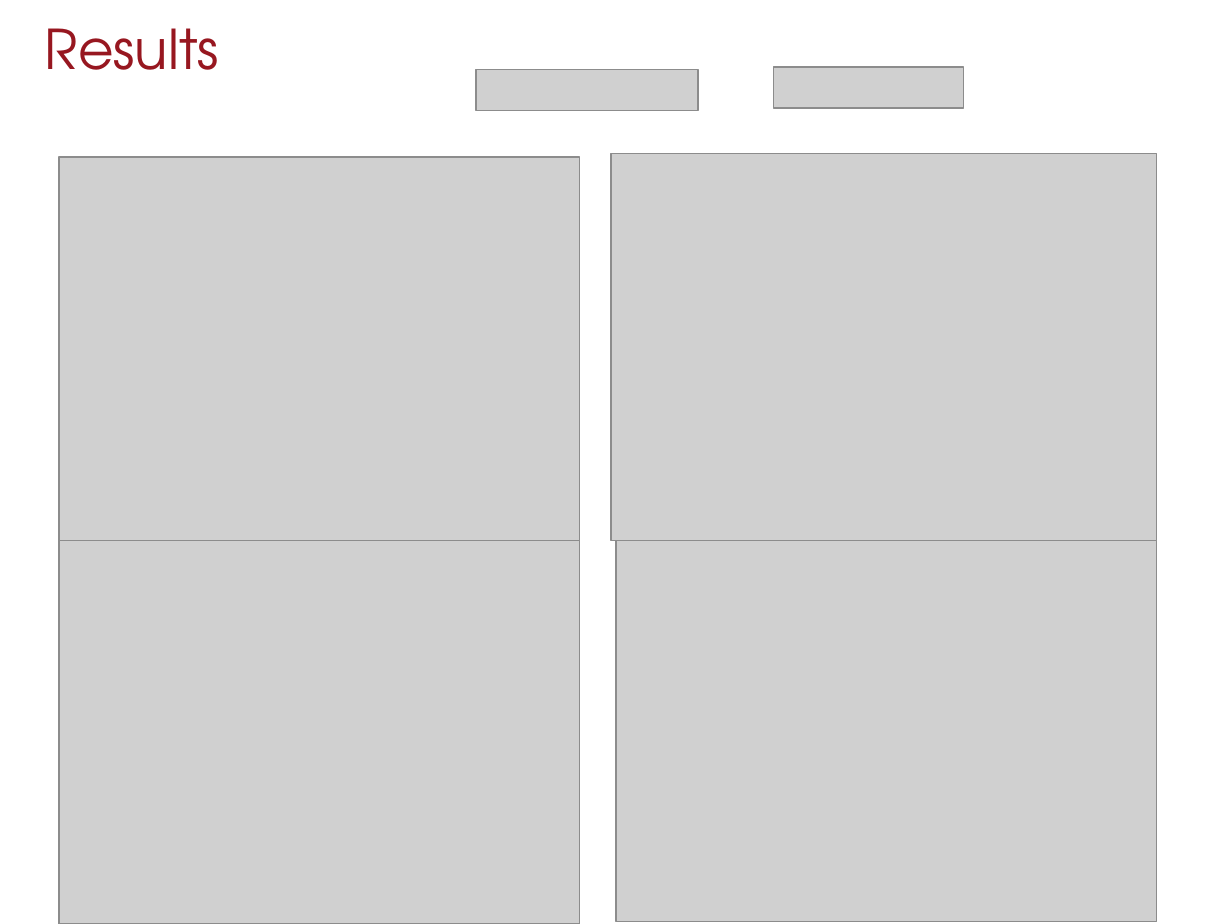
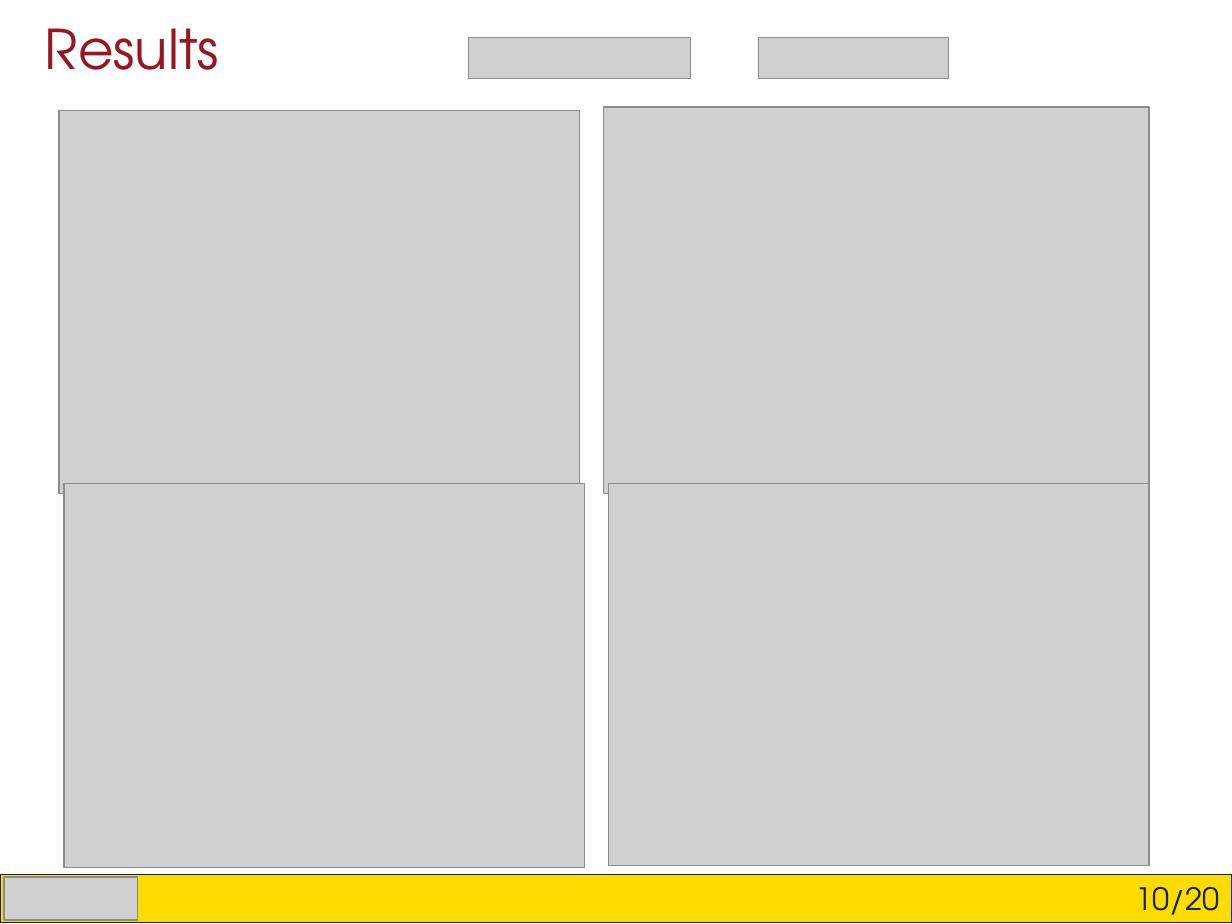
Before and after one commit to Arciro/CSAGV-project, a slide deck: slide 11 of Presentation.pptx. Drawn at 1232x924 pixels with LibreOffice and Linux fonts; fonts in the diff are those of the drawing; grey boxes stand for pictures. Boxes give left, top, right and bottom in pixels: in the first picture for what was removed or moved away, otherwise in the second. Text is boxed around its words. In the diff, an @@ line names an element or a change of style, - is before the commit and + after.

```diff
--- a/Presentation.pptx
+++ b/Presentation.pptx
@@ picture: place and size @@
-picture at bbox=[477, 69, 699, 110]
+picture at bbox=[468, 38, 690, 79]
@@ picture: place and size @@
-picture at bbox=[774, 67, 963, 107]
+picture at bbox=[759, 38, 949, 79]
@@ picture: place and size @@
-picture at bbox=[59, 156, 579, 540]
+picture at bbox=[59, 111, 579, 494]
@@ picture: place and size @@
-picture at bbox=[611, 154, 1157, 541]
+picture at bbox=[604, 107, 1149, 494]
@@ picture: place and size @@
-picture at bbox=[59, 541, 579, 924]
+picture at bbox=[64, 484, 584, 867]
@@ picture: place and size @@
-picture at bbox=[616, 541, 1157, 923]
+picture at bbox=[609, 484, 1149, 866]
@@ rectangle added at bbox=[0, 875, 1232, 923], fill #FFDC00, outline #162230 0.75 pt, 18 pt, text #162230 @@
+10/20
@@ picture added at bbox=[4, 877, 137, 920] @@
```
Also in this commit, not shown: 19 other slides changed.
